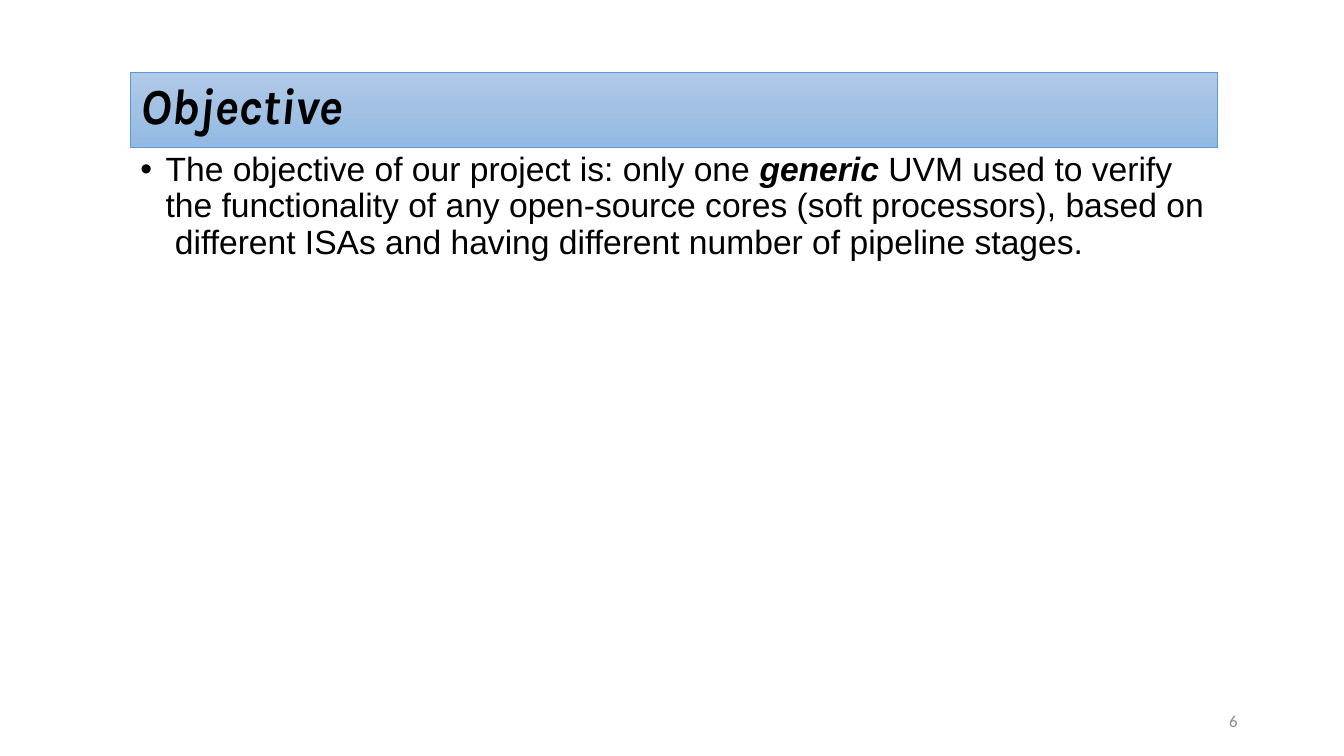
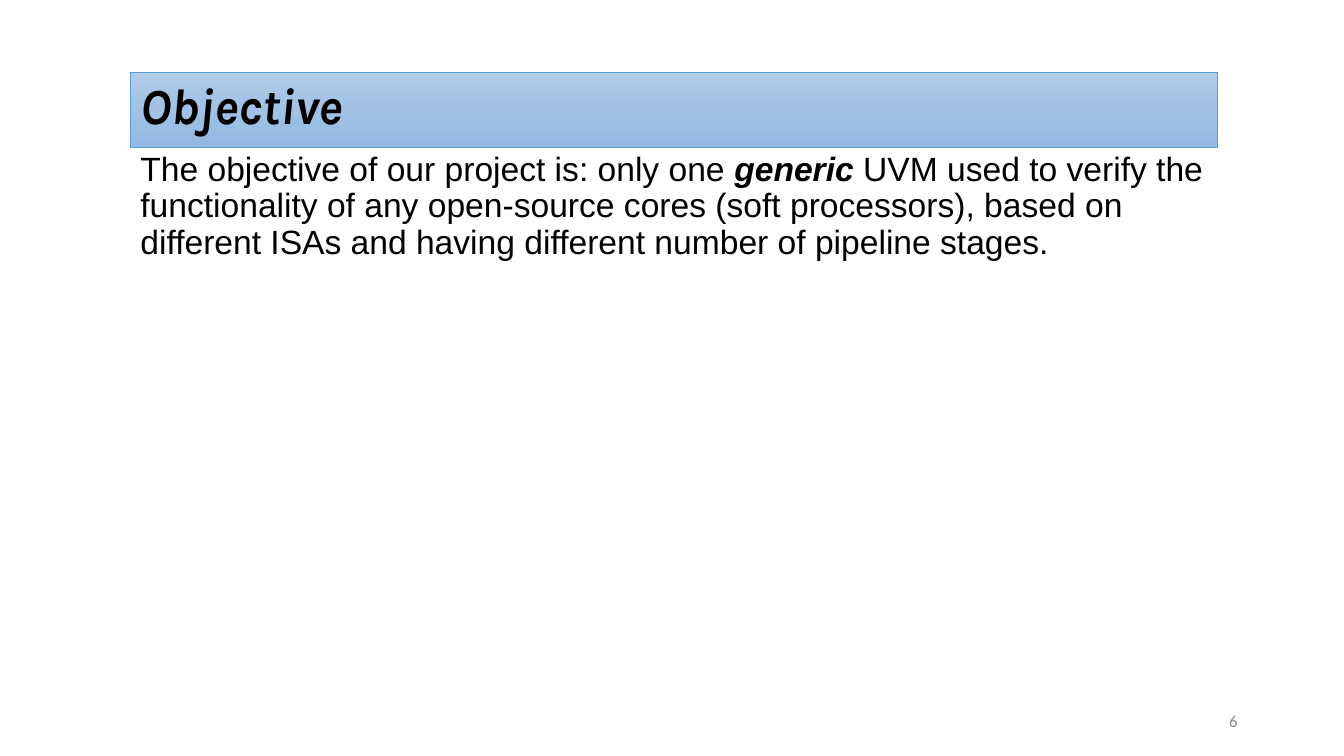
Before and after one commit to cufeolm/codeGP, a slide deck: slide 6 of Project_progress_Agenda_Randa_edition.pptx. Drawn at 1344x756 pixels with LibreOffice and Linux fonts; fonts in the diff are those of the drawing. Boxes give left, top, right and bottom in pixels: in the first picture for what was removed or moved away, otherwise in the second. Text is boxed around its words. In the diff, an @@ line names an element or a change of style, - is before the commit and + after.

```diff
--- a/Project_progress_Agenda_Randa_edition.pptx
+++ b/Project_progress_Agenda_Randa_edition.pptx
@@ text "The objective of our project ..." at (140,156,1203,261): bullet • to none @@
```
Also in this commit, not shown: 2 other slides changed.
